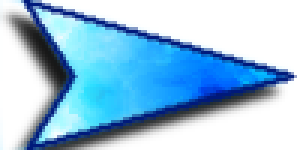
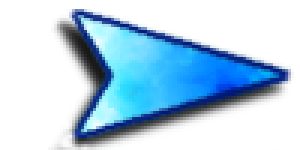
Before/after of a (300, 150) layered artwork. What changed in the layer stack:
renamed "Layer 10" to "Group 1 copy", painted on it over [left=0, top=0, right=297, bottom=150]
moved "Layer 9 copy 4" into group "Group 1", painted on it over [left=21, top=0, right=297, bottom=150]
moved "Layer 9 copy 3" into group "Group 1", painted on it over [left=21, top=0, right=297, bottom=150]
moved "Layer 9 copy 2" into group "Group 1", painted on it over [left=21, top=0, right=297, bottom=150]
moved "Layer 9" into group "Group 1", painted on it over [left=21, top=0, right=297, bottom=150]
moved "Layer 7 copy 2" into group "Group 1", painted on it over [left=0, top=0, right=294, bottom=150]
moved "Layer 7 copy" into group "Group 1", painted on it over [left=0, top=0, right=294, bottom=150]
moved "Layer 6 copy 2" into group "Group 1", painted on it over [left=0, top=0, right=294, bottom=150]
moved "Layer 9 copy" into group "Group 1", painted on it over [left=0, top=3, right=291, bottom=150]
